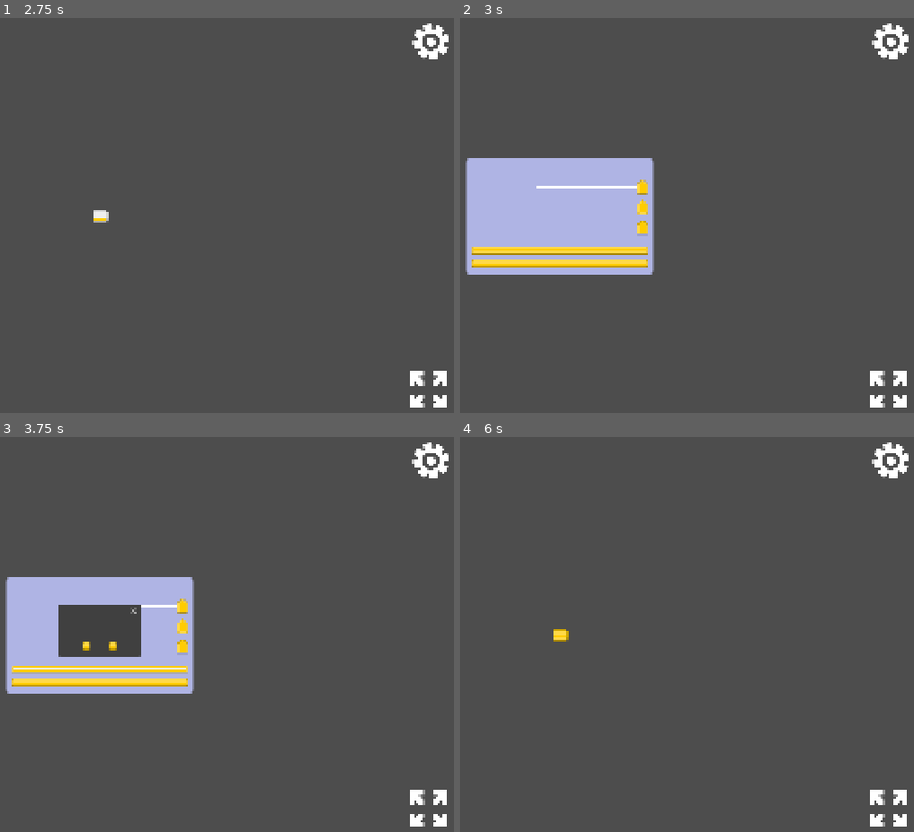
Above: before the commit, frames 1-4 (two rows, left to right).
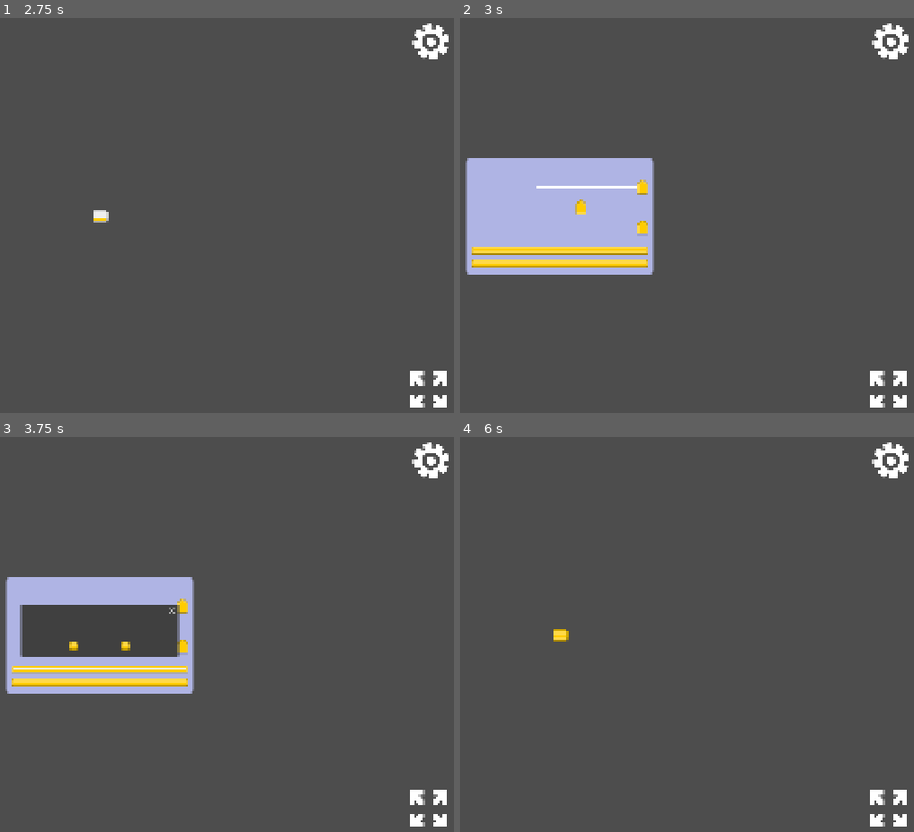
Above: after the commit, the same moments.

Repository: dtsykunov/hidden-object-girly-jam
Game: Godot game, scene res://ui/Overlay.tscn
Same seed, same stepped clock (60 frames per second), same inputs: the game is played once before the commit and once after it. This scene is started directly instead of the project's main scene.
Inputs (mouse positions are in pixels of both pictures, inside the frame that each line leads up to):
- Up to frame 1 (2.75 s): click "Play" at 0.5 s; click "Play" at 1.25 s; click "Play" at 2 s
- Up to frame 2 (3 s): click (891, 41) at 2.75 s
- Up to frame 3 (3.75 s): click "Restart" at 3.5 s
- Up to frame 4 (6 s): click "Restart" at 4.25 s; click "Restart" at 5 s; click "Restart" at 5.75 s

Frame 1 is identical in both runs. In frame 2, 0.2% of the frame differs, in the area x 25-42%, y 45-50%; in frame 3, 2.5%, in the area x 4-42%, y 42-56%; in frame 4, nothing differs.

Commit message:
add sound manager

Diff:
--- /dev/null
+++ b/autoload/sound_manager.gd
@@ -0,0 +1,23 @@
+extends Node
+
+const MUSIC_TRACK := preload("res://assets/music/Casual Field Day Main.wav")
+
+@onready var _music_player: AudioStreamPlayer = $MusicPlayer
+
+
+func play_music(stream: AudioStream = MUSIC_TRACK) -> void:
+	_music_player.stream = stream
+	_music_player.play()
+
+
+func stop_music() -> void:
+	_music_player.stop()
+
+
+func play_sfx(stream: AudioStream) -> void:
+	var player := AudioStreamPlayer.new()
+	player.bus = "SFX"
+	player.stream = stream
+	add_child(player)
+	player.finished.connect(player.queue_free)
+	player.play()
--- /dev/null
+++ b/autoload/sound_manager.tscn
@@ -0,0 +1,12 @@
+[gd_scene format=3 uid="uid://cwbjnbq4sm1o0"]
+
+[ext_resource type="Script" uid="uid://bvt1rtamenndx" path="res://autoload/sound_manager.gd" id="1_smgr"]
+[ext_resource type="AudioStream" uid="uid://bbop7jpgokvjj" path="res://assets/music/Casual Field Day Main.wav" id="2_music"]
+
+[node name="SoundManager" type="Node" unique_id=408738305]
+script = ExtResource("1_smgr")
+
+[node name="MusicPlayer" type="AudioStreamPlayer" parent="." unique_id=1039627400]
+stream = ExtResource("2_music")
+autoplay = true
+bus = &"Music"
--- a/default_bus_layout.tres
+++ b/default_bus_layout.tres
@@ -5,7 +5,7 @@
 bus/1/solo = false
 bus/1/mute = false
 bus/1/bypass_fx = false
-bus/1/volume_db = 0.0
+bus/1/volume_db = -8.009033
 bus/1/send = &"Master"
 bus/2/name = &"SFX"
 bus/2/solo = false
--- a/project.godot
+++ b/project.godot
@@ -14,6 +14,10 @@
 run/main_scene="uid://w2h78nbeedp6"
 config/features=PackedStringArray("4.6", "GL Compatibility")
 config/icon="res://icon.svg"
+
+[autoload]
+
+SoundManager="res://autoload/sound_manager.tscn"
 
 [audio]
 
--- a/ui/Overlay.tscn
+++ b/ui/Overlay.tscn
@@ -203,7 +203,9 @@
 text = "Continue"
 
 [node name="RestartConfirmation" type="ConfirmationDialog" parent="." unique_id=1455437133]
+oversampling_override = 1.0
 title = "Restart Game"
+size = Vector2i(404, 100)
 ok_button_text = "Restart"
 dialog_text = "Are you sure you want to restart?"
 
Not shown, changed: assets/music/Casual Field Day Main.wav.import
Not shown, added: autoload/sound_manager.gd.uid
